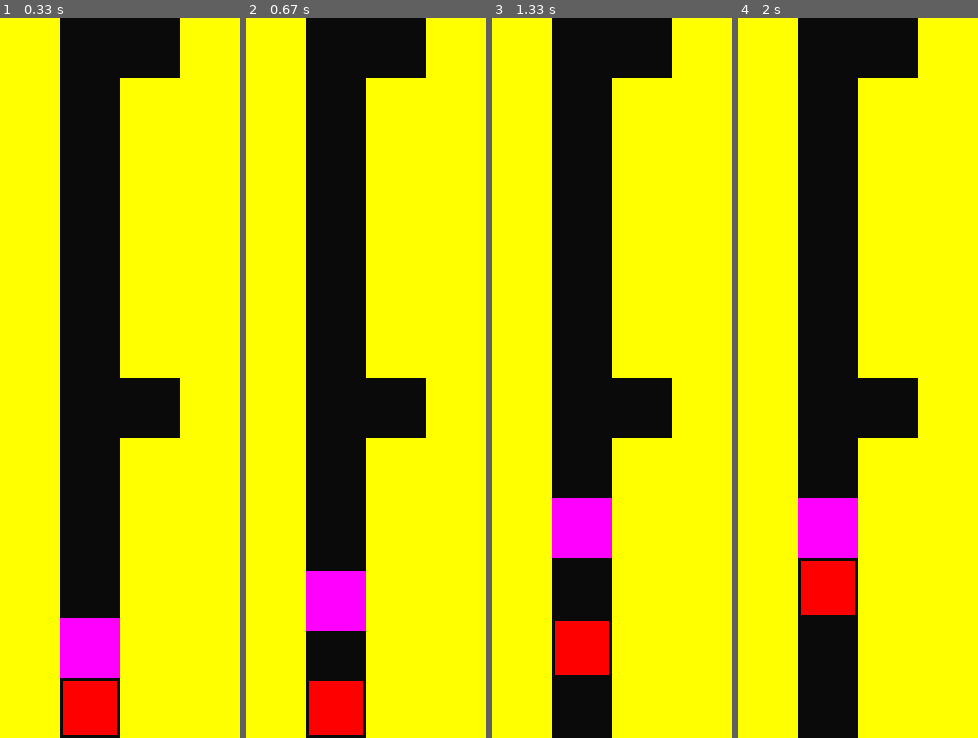
Above: before the commit, frames 1-4 (left to right).
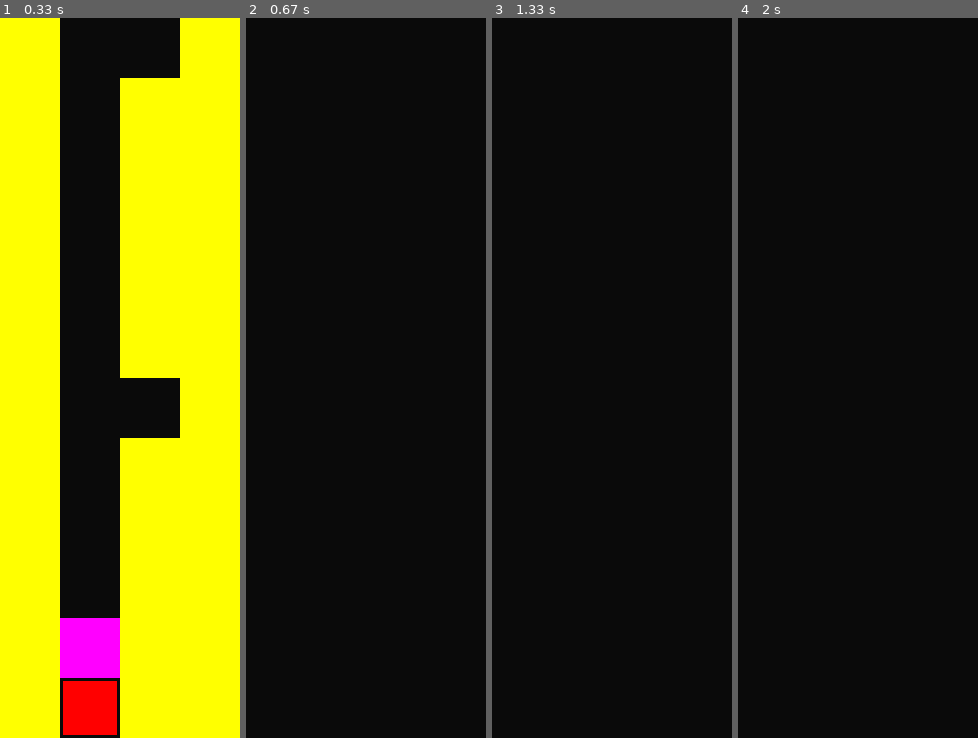
Above: after the commit, the same moments.

Repository: WingedSeal/mazegame
Game: pygame game, started from src/main.py
The game is run twice, just before and just after one commit, with the same random seed, the same clock (stepped at 60 frames per second) and the same inputs.
Inputs:
- Up to frame 1 (0.33 s): no input
- Up to frame 2 (0.67 s): no input
- Up to frame 3 (1.33 s): no input
- Up to frame 4 (2 s): no input

Frame 1 is identical in both runs. In frame 2, 75% of the frame differs, in the area x 0-100%, y 0-100%; in frame 3, 75%; in frame 4, 75%.

Commit message:
feat: attempt to make gameover screen

Diff:
--- a/src/main.py
+++ b/src/main.py
@@ -2,6 +2,10 @@
 
 
 def script():
+    move(UP)
+    move(UP)
+    move(UP)
+    move(UP)
     while get_tile(UP) != ENEMY:
         move(HALT)
     while get_tile(UP) == ENEMY:
@@ -13,7 +17,6 @@
         else:
             move(UP)
             count += 1
-    return
     move(RIGHT)
     while get_tile(LEFT) != ENEMY:
         move(HALT)
--- a/src/mazegame/game.py
+++ b/src/mazegame/game.py
@@ -1,3 +1,5 @@
+from dataclasses import dataclass
+from enum import Enum, auto
 import random
 import sys
 import threading
@@ -8,6 +10,19 @@
 from .direction import Direction
 from .map import Enemy, Map, Player, Tile, TouchableTile
 from .control import Control
+
+
+class GameState(Enum):
+    GAMEPLAY = auto()
+    GAME_OVER = auto()
+
+
+@dataclass
+class GameOverData:
+    last_frame: pygame.Surface
+    reason: str
+    tips: str
+    dark_overlay: pygame.Surface
 
 
 class Game:
@@ -25,6 +40,8 @@
     is_control_alive = True
 
     def __init__(self, map: Map) -> None:
+        self.state = GameState.GAMEPLAY
+        self.game_over_data: GameOverData | None = None
         self.control = Control(map, self)
         self.enemies = map.get_tiles(Enemy)
         self.players = map.get_tiles(Player)
@@ -116,18 +133,7 @@
             )
             enemy.index = (enemy.index + 1) % len(enemy.path)
 
-    def update(self) -> bool:
-        """
-        The game logic that occurs within a frame.
-
-        :return: Whether the game should end
-        """
-
-        for event in pygame.event.get():
-            if event.type == locals.QUIT:
-                self.teardown()
-                return True
-
+    def _update_gameplay(self) -> None:
         self.display_surface.fill(self.BG_COLOR)
 
         if self.tick_delta_ms > self.MSPT:
@@ -156,9 +162,47 @@
                 self.display_surface.blit(tile.tile_under.surf, tile.tile_under.rect)
             self.display_surface.blit(tile.surf, tile.rect)
 
-        pygame.display.update()
         self.time_delta = self.clock.tick(self.MAX_FPS)
         self.tick_delta_ms += self.time_delta
+
+    def _update_gameover(self) -> None:
+        assert self.game_over_data is not None
+        TRANSITION_MS = 10000
+        self.display_surface.blit(self.game_over_data.last_frame, (0, 0))
+        self.game_over_data.dark_overlay.fill(
+            (0, 0, 0, int(200 * self.time_delta / TRANSITION_MS))
+        )
+        self.display_surface.blit(self.game_over_data.dark_overlay, (0, 0))
+
+    def game_over(self, reason: str, tips: str) -> None:
+        self.state = GameState.GAME_OVER
+        self.game_over_data = GameOverData(
+            self.display_surface.copy(),
+            reason,
+            tips,
+            pygame.Surface(self.display_surface.get_size(), pygame.SRCALPHA),
+        )
+        self.time_delta = 0
+
+    def update(self) -> bool:
+        """
+        The game logic that occurs within a frame.
+
+        :return: Whether the game should end
+        """
+
+        for event in pygame.event.get():
+            if event.type == locals.QUIT:
+                self.teardown()
+                return True
+
+        match self.state:
+            case GameState.GAMEPLAY:
+                self._update_gameplay()
+            case GameState.GAME_OVER:
+                self._update_gameover()
+        pygame.display.update()
+
         return False
 
     def try_move_tile(self, x: int, y: int, dx: int, dy: int) -> bool:
@@ -189,7 +233,7 @@
         self.moving_tiles.append(tile)
 
         if isinstance(target, TouchableTile):
-            target.interact(tile)
+            target.interact(tile, self)
             if target.can_be_under:
                 tile.tile_under = target
         return True
--- a/src/mazegame/map.py
+++ b/src/mazegame/map.py
@@ -1,7 +1,10 @@
 from abc import ABC, abstractmethod
-from typing import Type, TypeVar
+from typing import TYPE_CHECKING, Type, TypeVar
 
 import pygame
+
+if TYPE_CHECKING:
+    from .game import Game
 
 from .direction import Direction
 from .color import Color
@@ -84,7 +87,7 @@
     can_be_under = True
 
     @abstractmethod
-    def interact(self, other_tile: Tile) -> None:
+    def interact(self, other_tile: Tile, game: "Game") -> None:
         pass
 
 
@@ -117,7 +120,7 @@
 
         self.rect = self.surf.get_rect()
 
-    def interact(self, other_tile: Tile) -> None:
+    def interact(self, other_tile: Tile, game: "Game") -> None:
         pass
 
     def get_color(self) -> Color:
@@ -169,7 +172,7 @@
             pos, padding=(int(self.tile_size * 0.05), int(self.tile_size * 0.05))
         )
 
-    def interact(self, other_tile: Tile) -> None:
+    def interact(self, other_tile: Tile, game: "Game") -> None:
         if isinstance(other_tile, Enemy):
             raise NotImplementedError("You died, enemy ran into you")
 
@@ -209,8 +212,11 @@
             type(self).surf.fill((255, 0, 255))
         self.rect = self.surf.get_rect()
 
-    def interact(self, other_tile: Tile) -> None:
-        raise NotImplementedError("YOU DIED")
+    def interact(self, other_tile: Tile, game: "Game") -> None:
+        if not isinstance(other_tile, Player):
+            return
+
+        game.game_over("YOU RAN INTO ENEMY", "NOPE")
 
 
 class Map:
